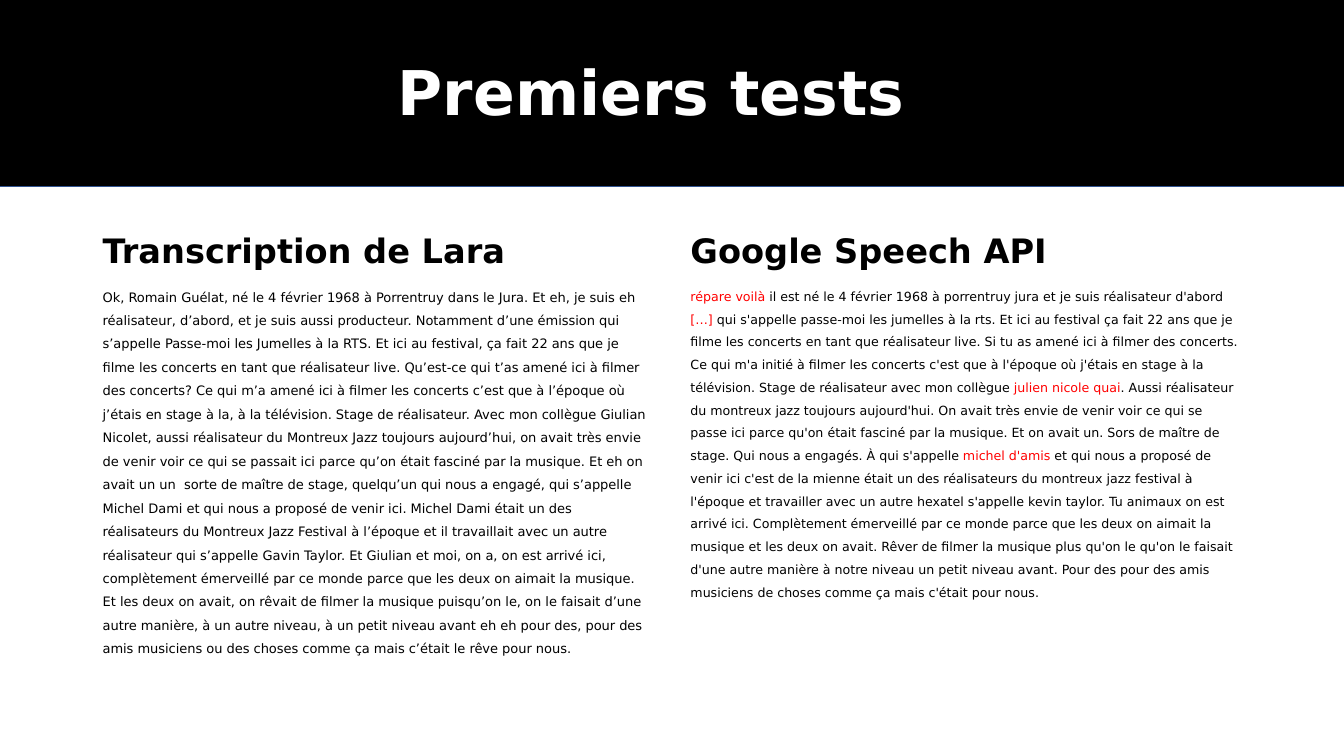
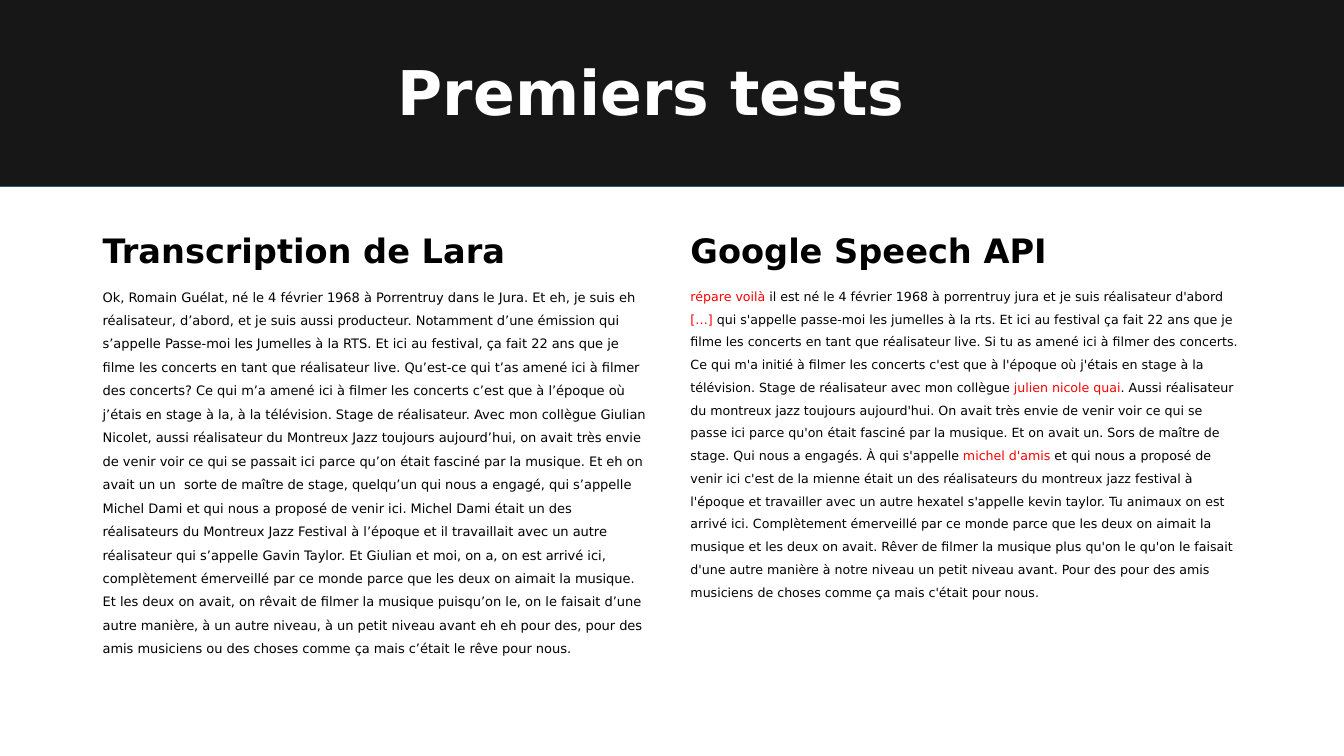
Before and after one commit to dpicca/Montreux-Jazz-Memories, a slide deck: slide 7 of Montreux Jazz Memories Bilan 30.03.22.pptx. Drawn at 1344x756 pixels with LibreOffice and Linux fonts; fonts in the diff are those of the drawing. Boxes give left, top, right and bottom in pixels: in the first picture for what was removed or moved away, otherwise in the second. Text is boxed around its words. In the diff, an @@ line names an element or a change of style, - is before the commit and + after.

```diff
--- a/Montreux Jazz Memories Bilan 30.03.22.pptx
+++ b/Montreux Jazz Memories Bilan 30.03.22.pptx
@@ rectangle at box(0, 0, 1344, 187): fill #000000 to #181717 @@
@@ title "Premiers tests": place and size @@
-title "Premiers tests" at box(388, 22, 957, 168)
+title "Premiers tests" at box(398, 68, 904, 116)
@@ title "Premiers tests" at box(398, 68, 904, 116): fill #000000 to none; outline #000000 1 pt to none @@
```
Also in this commit, not shown: 2 other slides changed, 2 other files.
